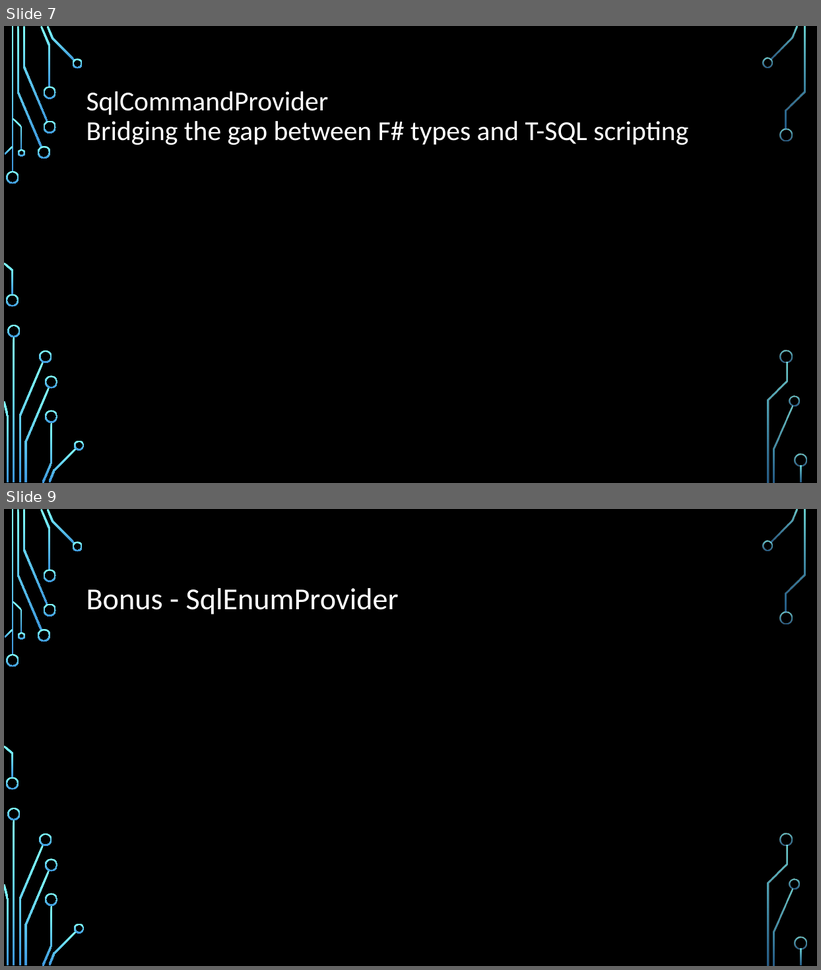
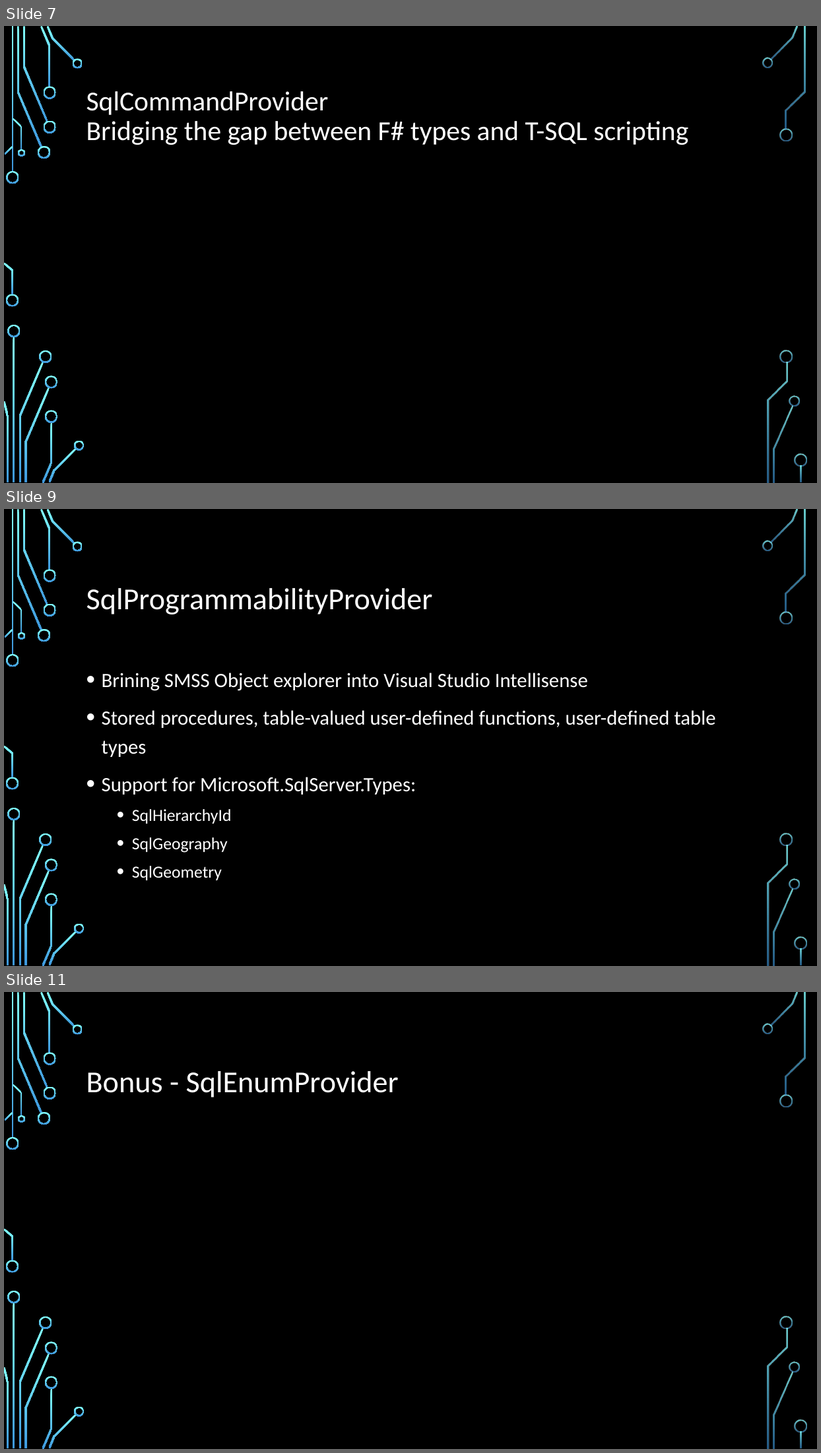
Before and after one commit to fsprojects/FSharp.Data.SqlClient, a slide deck: presentations/NYC F# UG. 2014-08-26.pptx. Shown one above the other, each under a label of ours: slides 7 and 9 before the commit, slides 7, 9 and 11 after it; the slides between them are not shown. The pictures are 821x970 and 821x1453 pixels, drawn with LibreOffice and Linux fonts; fonts in the diff are those of the drawing; background and template pictures are left out. Boxes give left, top, right and bottom in pixels: in the first picture for what was removed or moved away, otherwise in the second. Text is boxed around its words. In the diff, an @@ line names an element or a change of style, - is before the commit and + after.

```diff
--- a/presentations/NYC F# UG. 2014-08-26.pptx
+++ b/presentations/NYC F# UG. 2014-08-26.pptx
@@ slide 9 added at box(4, 509, 817, 966), background picture (left out); not listed: 36 template elements that a slide beside it also shows @@
@@ title added at box(86, 588, 433, 615), 36 pt, text #FFFFFF @@
+SqlProgrammabilityProvider
@@ text added at box(102, 673, 716, 881), 24 pt, text #FFFFFF @@
+• Brining SMSS Object explorer into Visual Studio Intellisense
+• Stored procedures, table-valued user-defined functions, user-defined table types
+• Support for Microsoft.SqlServer.Types:
+  • SqlHierarchyId
+  • SqlGeography
+  • SqlGeometry
@@ what was slide 9 is now slide 11 @@
```
Also in this commit, not shown: 2 slides changed, 1 other slide added, 2 other files.
